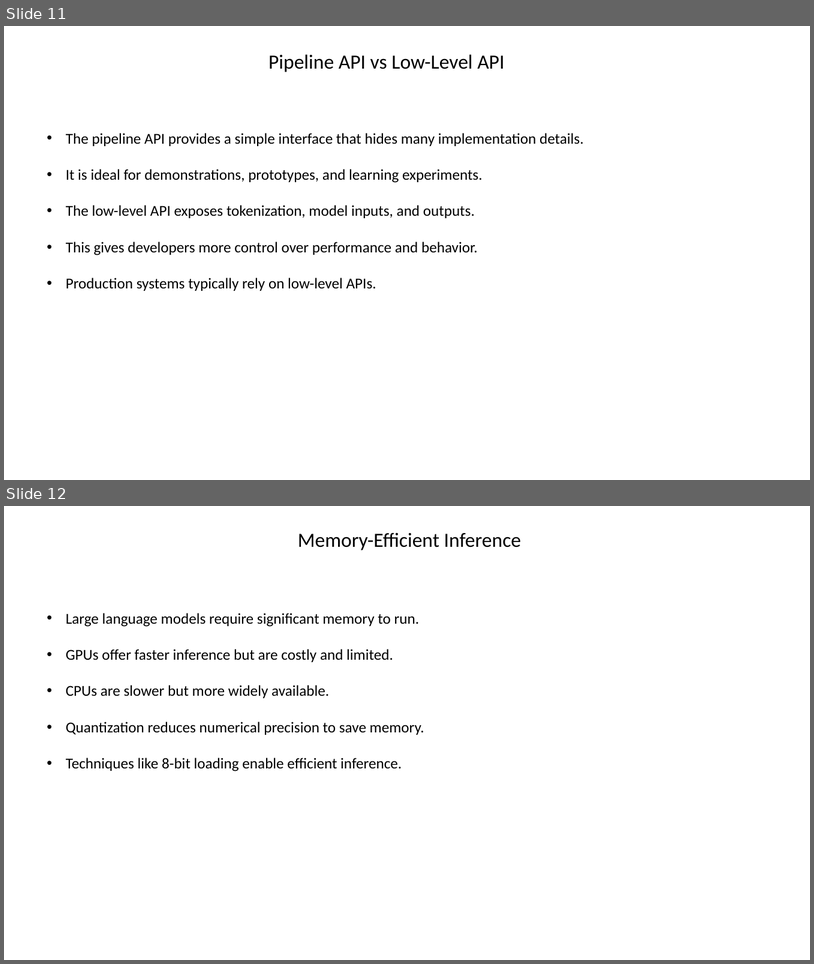
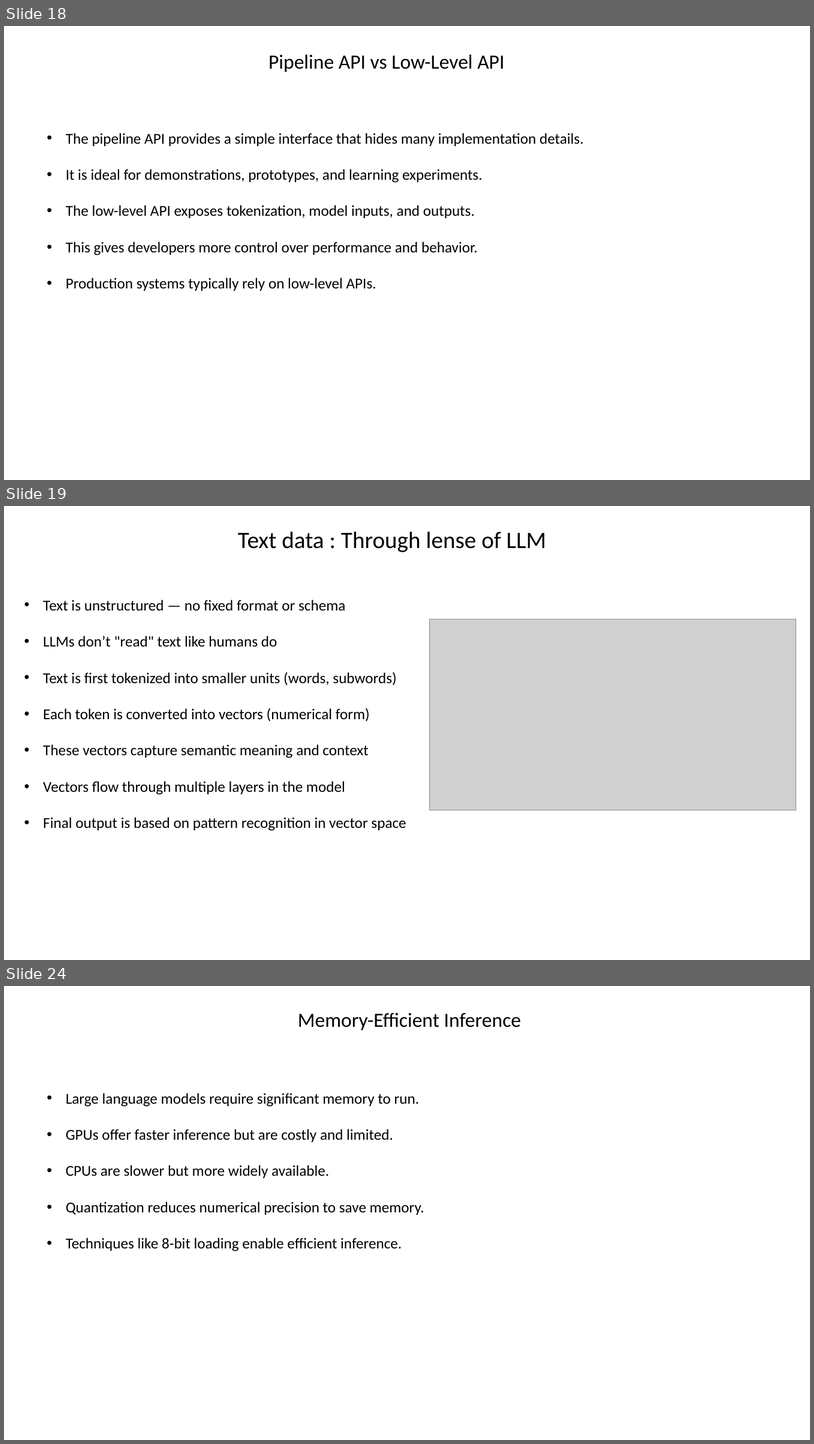
Before and after one commit to varunchach/transformers_demo, a slide deck: Transformers_LLM_Theory.pptx. Shown one above the other, each under a label of ours: slides 11 and 12 before the commit, slides 18, 19 and 24 after it; the slides between them are not shown. The pictures are 814x964 and 814x1444 pixels, drawn with LibreOffice and Linux fonts; fonts in the diff are those of the drawing; grey boxes stand for pictures. Boxes give left, top, right and bottom in pixels: in the first picture for what was removed or moved away, otherwise in the second. Text is boxed around its words. In the diff, an @@ line names an element or a change of style, - is before the commit and + after.

```diff
--- a/Transformers_LLM_Theory.pptx
+++ b/Transformers_LLM_Theory.pptx
@@ slide 19 added at <box>4,506,810,960</box>, background #FFFFFF @@
@@ text added at <box>238,531,546,552</box>, 28 pt, text #000000 @@
+Text data : Through lense of LLM
@@ text added at <box>43,600,406,831</box>, 18 pt, text #000000 @@
+• Text is unstructured — no fixed format or schema
+• LLMs don’t "read" text like humans do
+• Text is first tokenized into smaller units (words, subwords)
+• Each token is converted into vectors (numerical form)
+• These vectors capture semantic meaning and context
+• Vectors flow through multiple layers in the model
+• Final output is based on pattern recognition in vector space
@@ picture added at <box>430,619,796,810</box> @@
@@ what was slide 11 is now slide 18 @@
@@ what was slide 12 is now slide 24 @@
```
Also in this commit, not shown: 11 other slides added.
